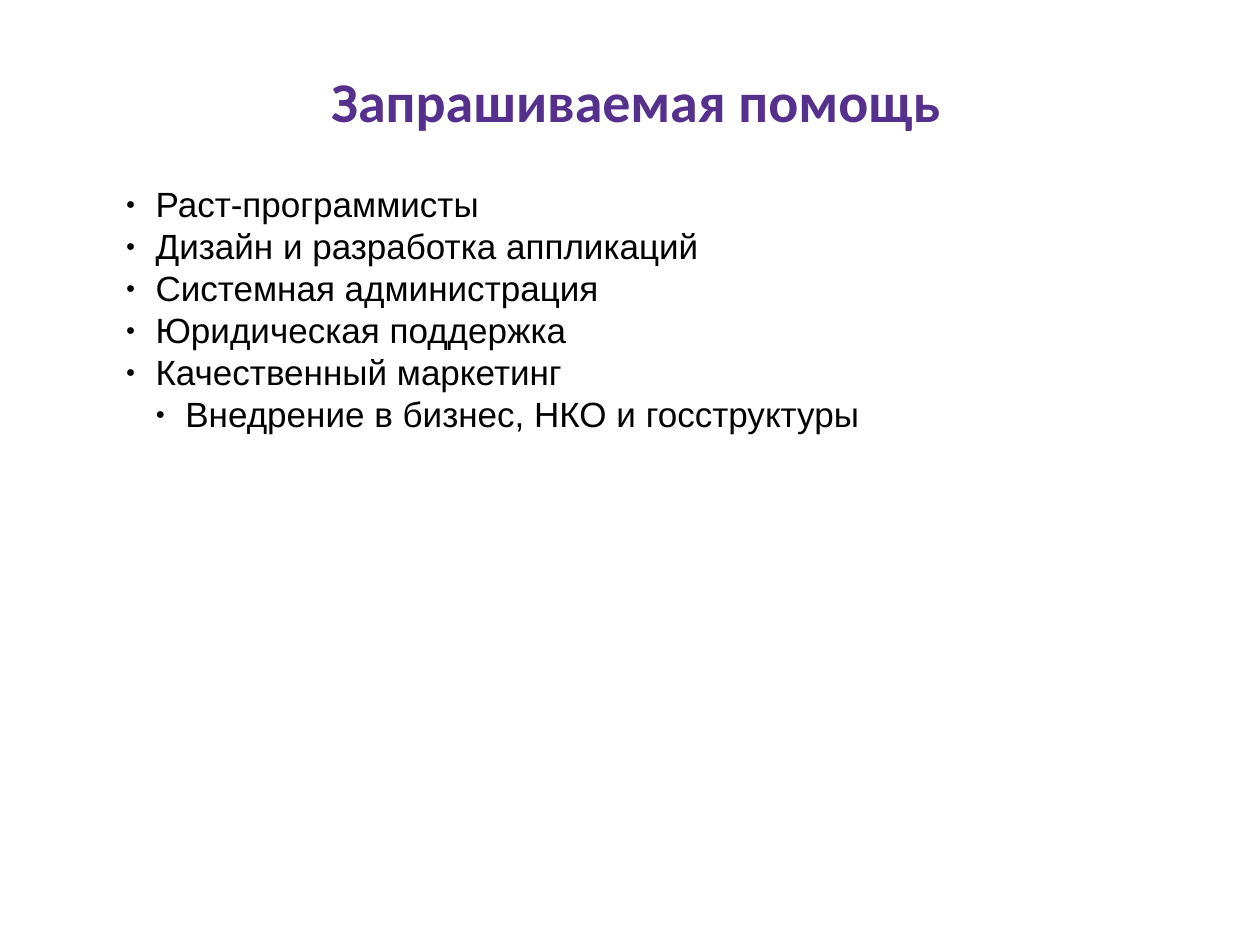
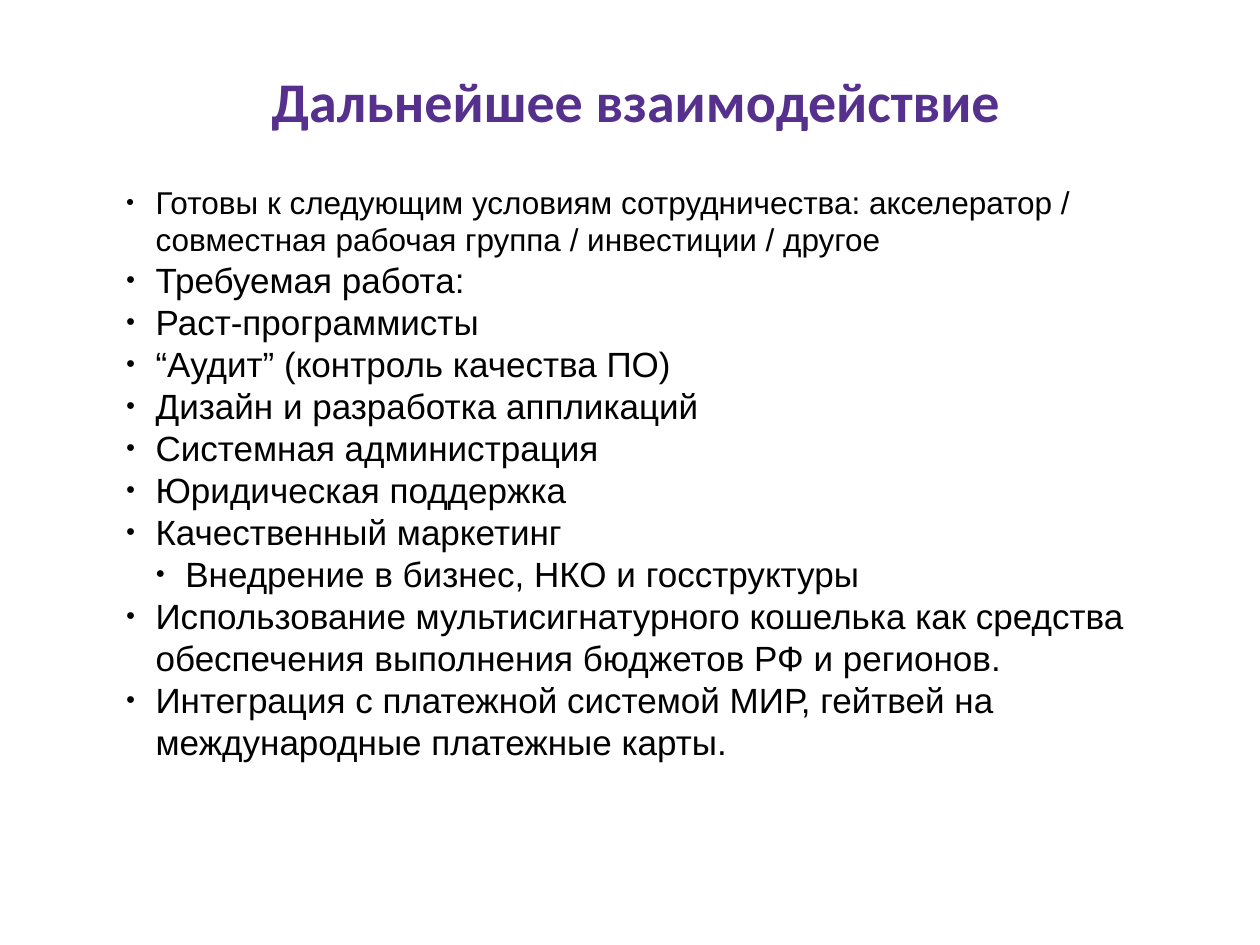
Before and after one commit to vporton/digital-breakthrough-2021, a slide deck: slide 12 of Цифровой-Прорыв.odp. Drawn at 1260x945 pixels with LibreOffice and Linux fonts; fonts in the diff are those of the drawing. Boxes give left, top, right and bottom in pixels: in the first picture for what was removed or moved away, otherwise in the second. Text is boxed around its words. In the diff, an @@ line names an element or a change of style, - is before the commit and + after.

```diff
--- a/Цифровой-Прорыв.odp
+++ b/Цифровой-Прорыв.odp
@@ text at bbox=[272, 83, 1000, 131]: text changed @@
-Запрашиваемая помощь
+Дальнейшее взаимодействие
@@ text at bbox=[156, 192, 1052, 300]: paragraphs added @@
+● Готовы к следующим условиям сотрудничества: акселератор / совместная рабочая группа / инвестиции / другое
+● Требуемая работа:
@@ text at bbox=[156, 351, 671, 384]: paragraph added @@
+● “Аудит” (контроль качества ПО)
@@ text at bbox=[156, 605, 1124, 762]: paragraphs added @@
+● Использование мультисигнатурного кошелька как средства обеспечения выполнения бюджетов РФ и регионов.
+● Интеграция с платежной системой МИР, гейтвей на международные платежные карты.
```
Also in this commit, not shown: 4 other slides changed, 2 slides added, 1 other file.
